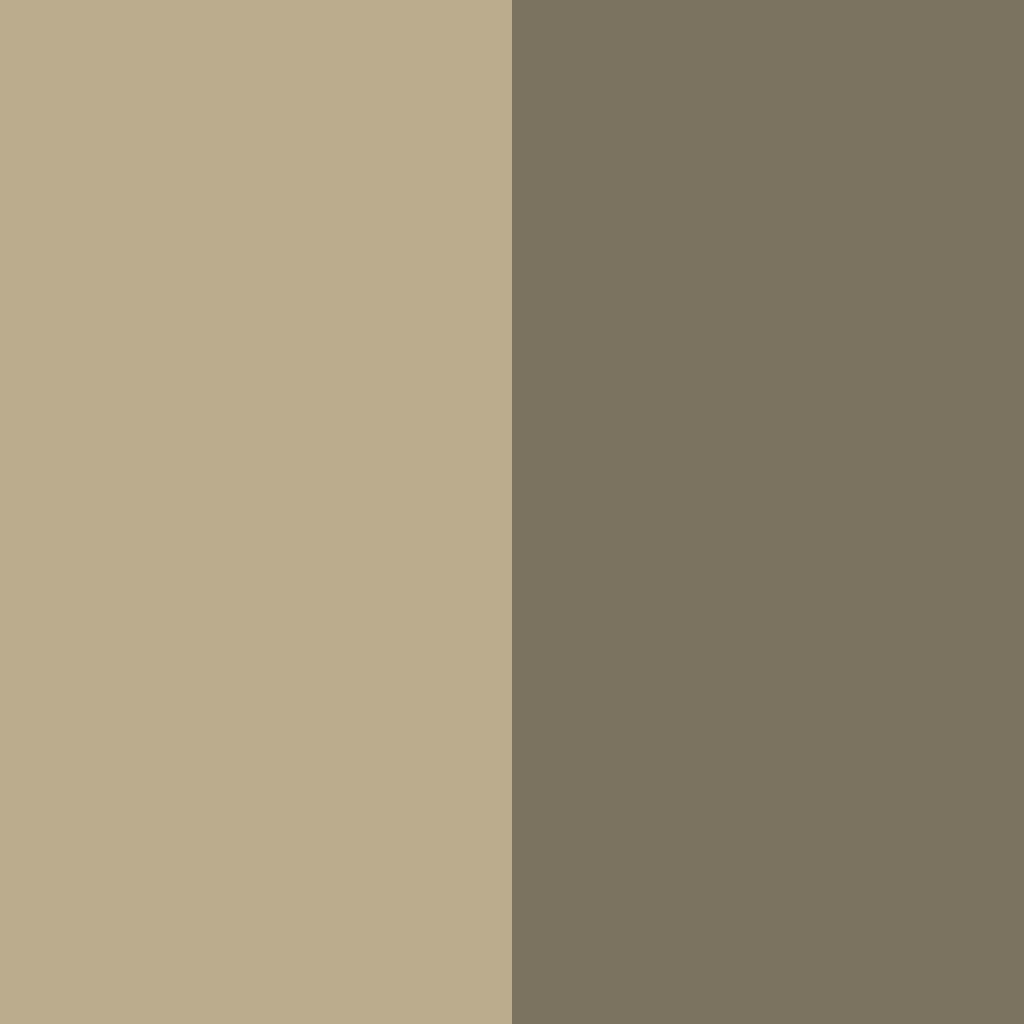
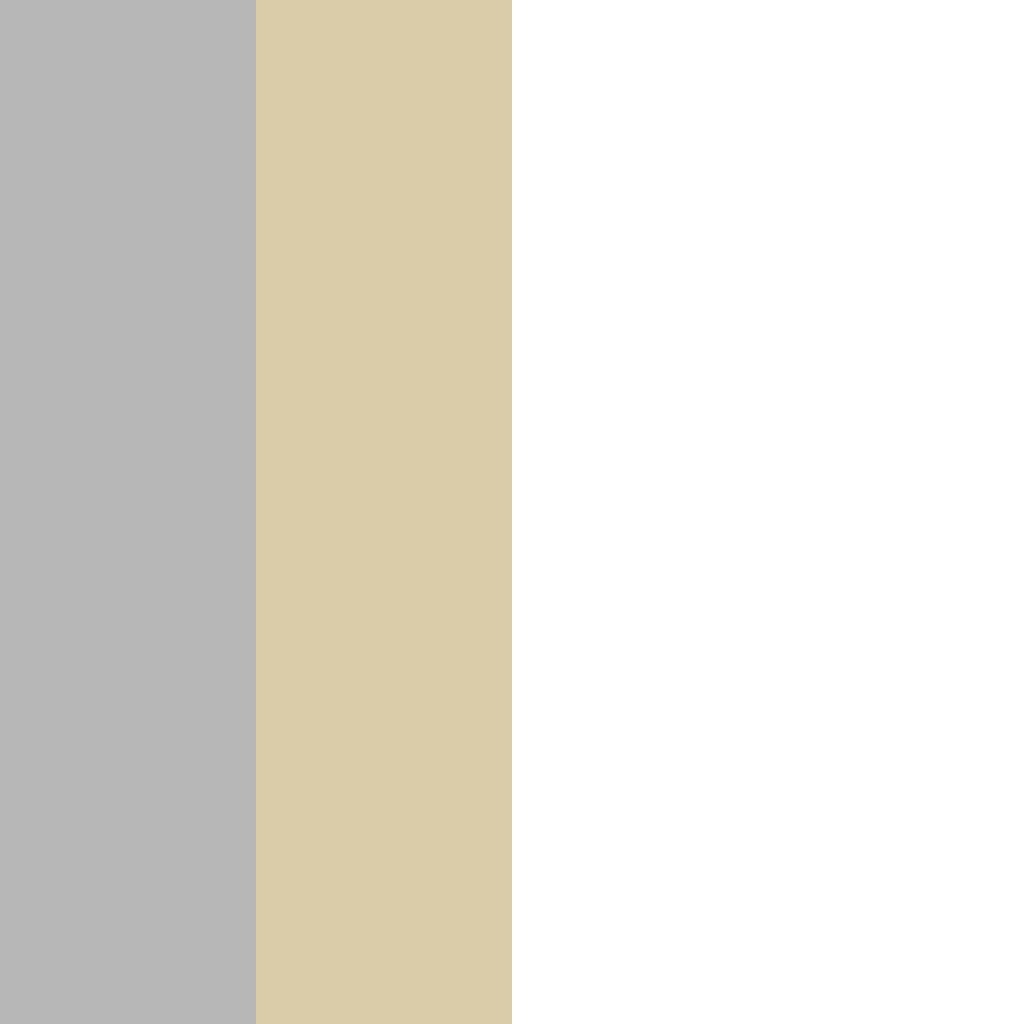
Revision of a layered 1024 x 1024 image; what changed, layer by layer:
painted on "Parede_2 copy" over (x1=768, y1=0, x2=1024, y2=1024)
painted on "Parede_2" over (x1=512, y1=0, x2=768, y2=1024)
painted on "Parede_2 copy 3" over (x1=256, y1=0, x2=512, y2=1024)
painted on "Parede_2 copy 2" over (x1=0, y1=0, x2=256, y2=1024)
